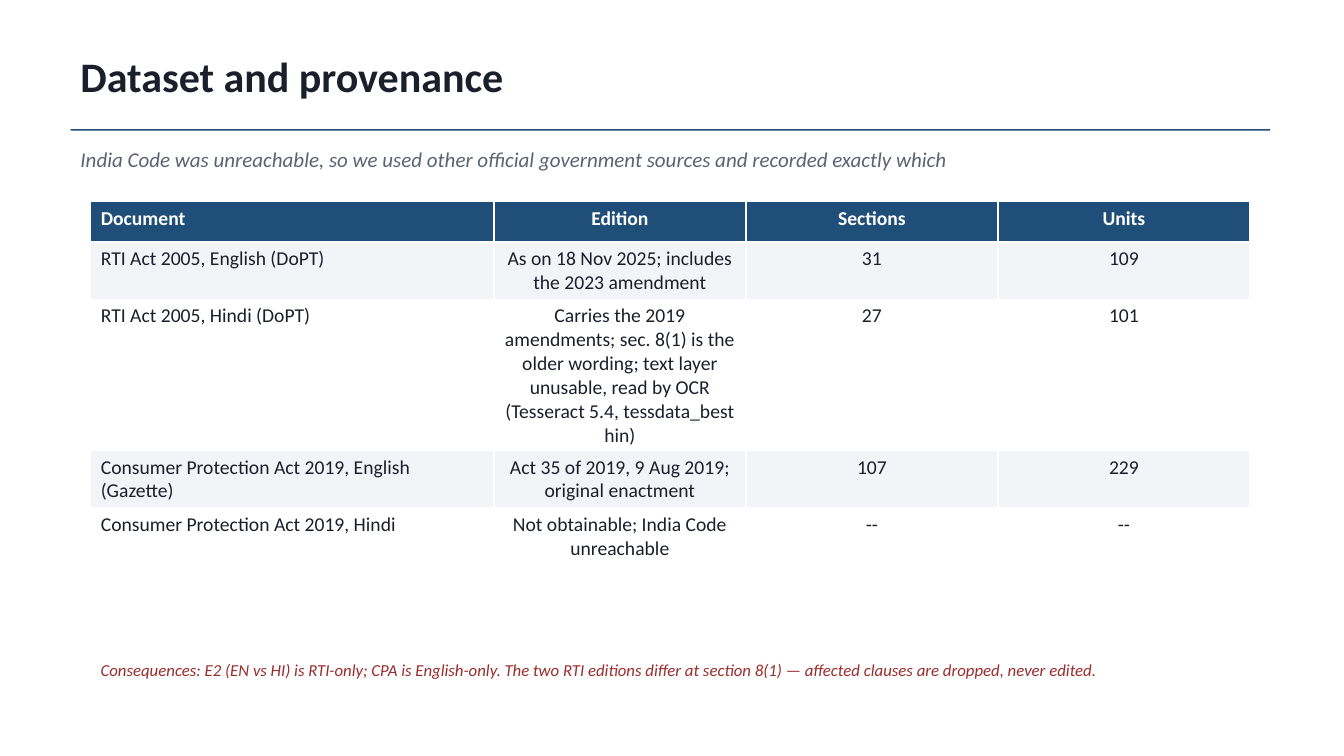
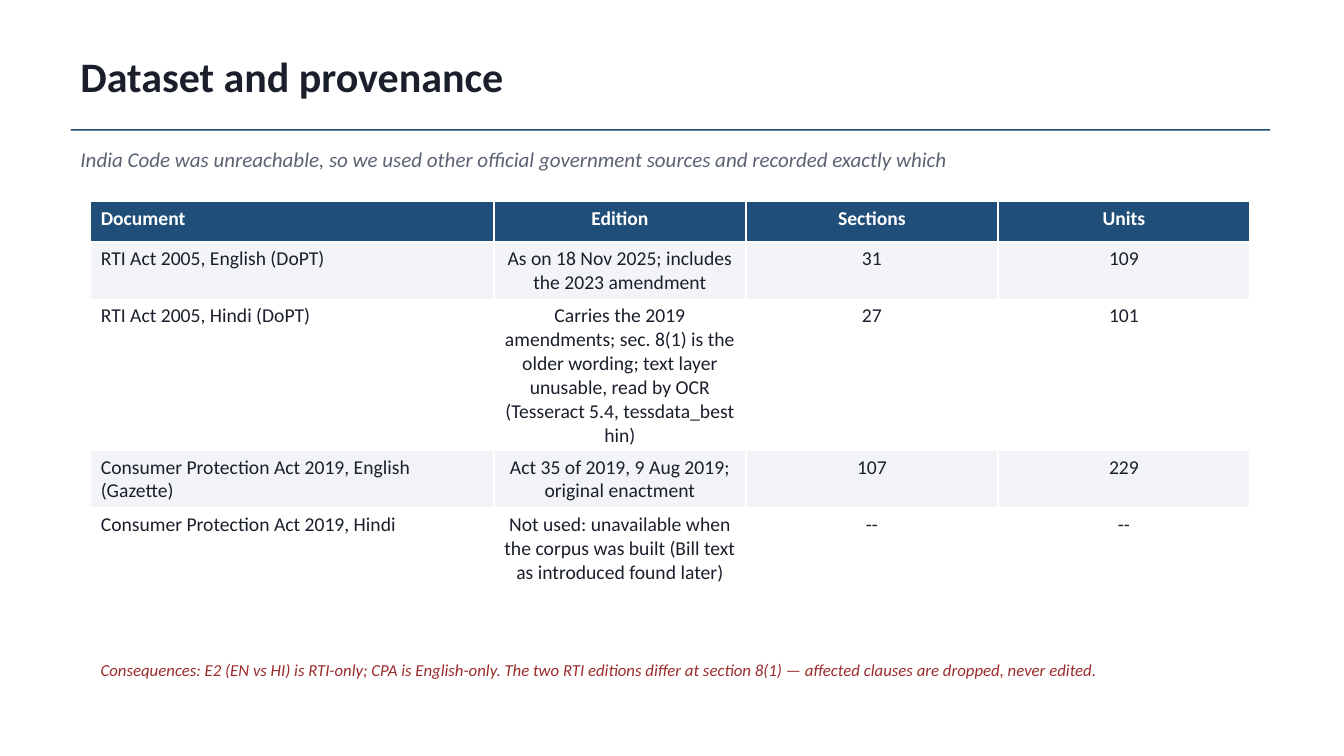
Before and after one commit to atharv-0509/legal-meaning-preservation-hi-en, a slide deck: slide 5 of paper/out/LMP_slides.pptx. Drawn at 1344x756 pixels with LibreOffice and Linux fonts; fonts in the diff are those of the drawing. Boxes give left, top, right and bottom in pixels: in the first picture for what was removed or moved away, otherwise in the second. Text is boxed around its words. In the diff, an @@ line names an element or a change of style, - is before the commit and + after.

```diff
--- a/paper/out/LMP_slides.pptx
+++ b/paper/out/LMP_slides.pptx
@@ table at (91, 202, 1250, 586) @@
-row 5, column 2: Not obtainable; India Code unreachable
+row 5, column 2: Not used: unavailable when the corpus was built (Bill text as introduced found later)
```
Also in this commit, not shown: 2 other slides changed, 2 slides added, 16 other files.
